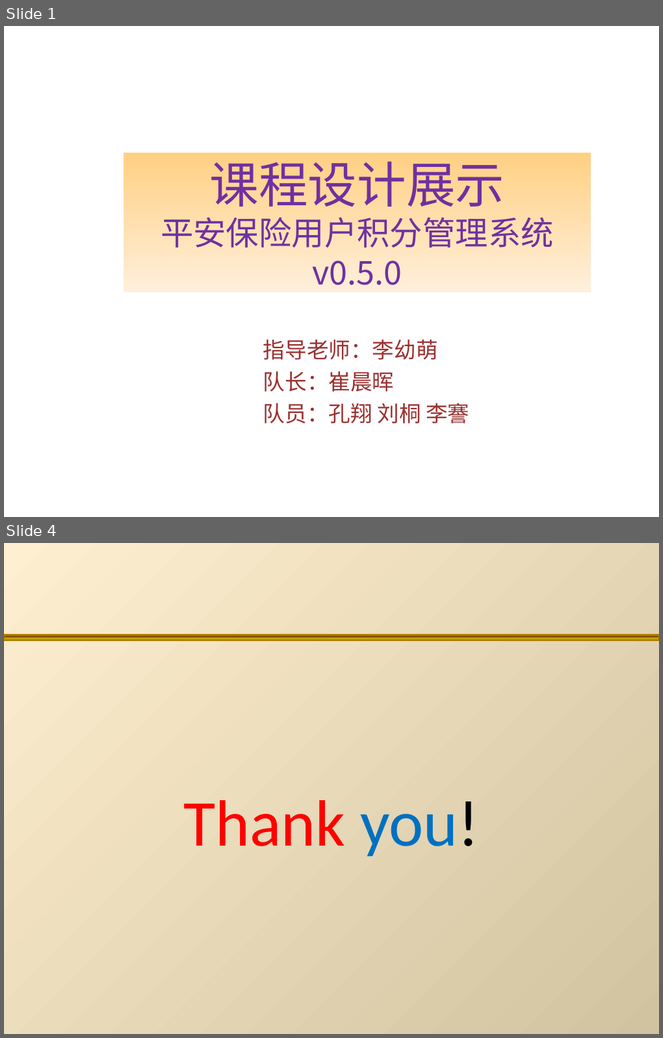
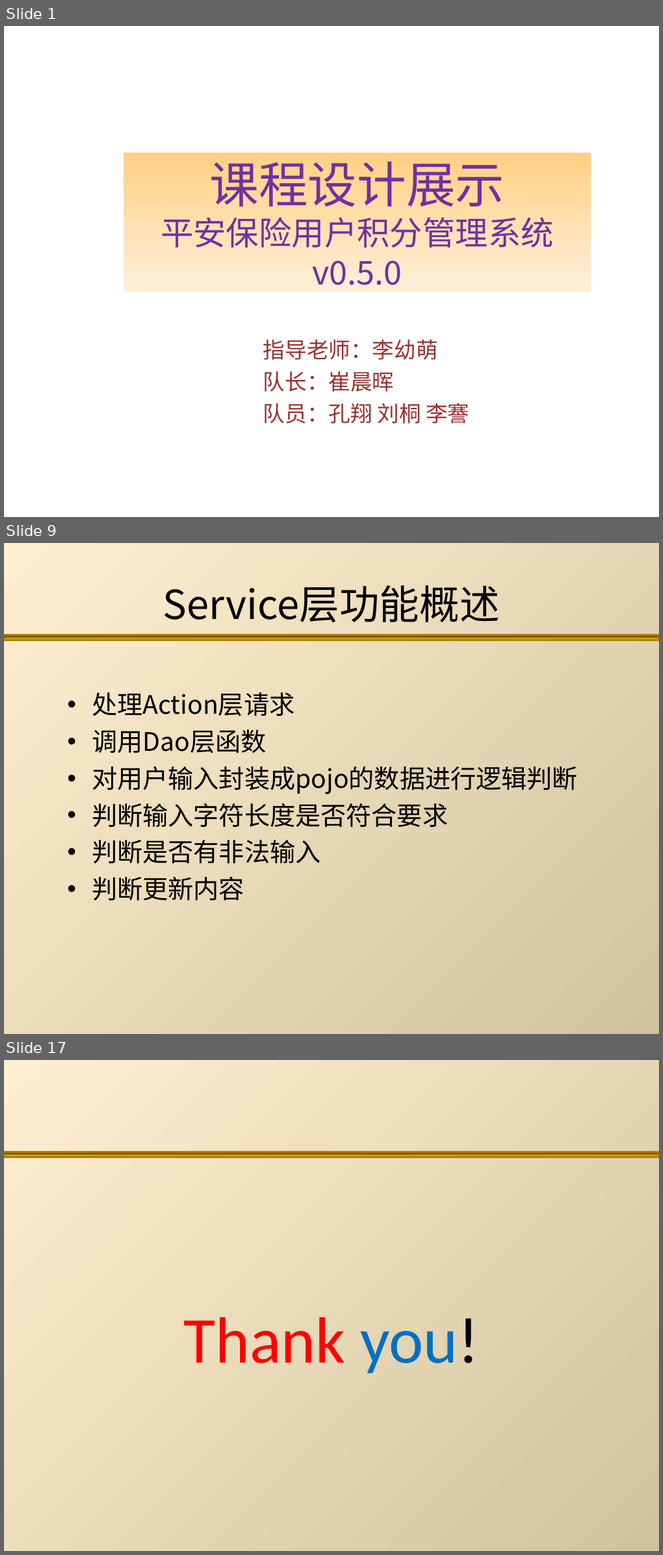
Before and after one commit to TJSS/CreditManage, a slide deck: 文档/积分管理.ppt. Shown one above the other, each under a label of ours: slides 1 and 4 before the commit, slides 1, 9 and 17 after it; the slides between them are not shown. The pictures are 663x1038 and 663x1555 pixels, drawn with LibreOffice and Linux fonts; fonts in the diff are those of the drawing; background and template pictures are left out. Boxes give left, top, right and bottom in pixels: in the first picture for what was removed or moved away, otherwise in the second. Text is boxed around its words. In the diff, an @@ line names an element or a change of style, - is before the commit and + after.

Commit message:
更新ppt

```diff
--- a/文档/积分管理.ppt
+++ b/文档/积分管理.ppt
@@ slide 9 added at [4,543,659,1034], background gradient #FFEFD1 to #D1C39F; not listed: 1 template element that a slide beside it also shows @@
@@ title added at [163,585,500,622], 44 pt, text #000000 @@
+Service层功能概述
@@ text added at [92,693,578,901], 28 pt, text #000000 @@
+• 处理Action层请求
+• 调用Dao层函数
+• 对用户输入封装成pojo的数据进行逻辑判断
+• 判断输入字符长度是否符合要求
+• 判断是否有非法输入
+• 判断更新内容
@@ what was slide 4 is now slide 17 @@
```
Also in this commit, not shown: 1 slide changed, 13 other slides added, 1 slide removed.
